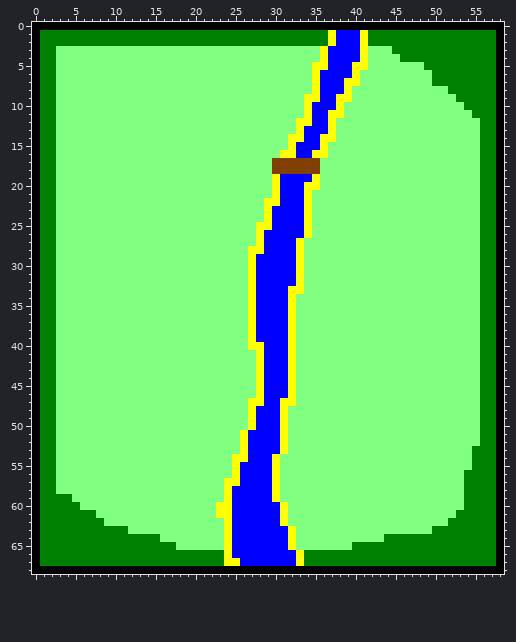
Two versions of one sprite sheet, images/maps/map1.png. The picture above was drawn from the file before the commit.
The file is 59x69 pixels.
After:
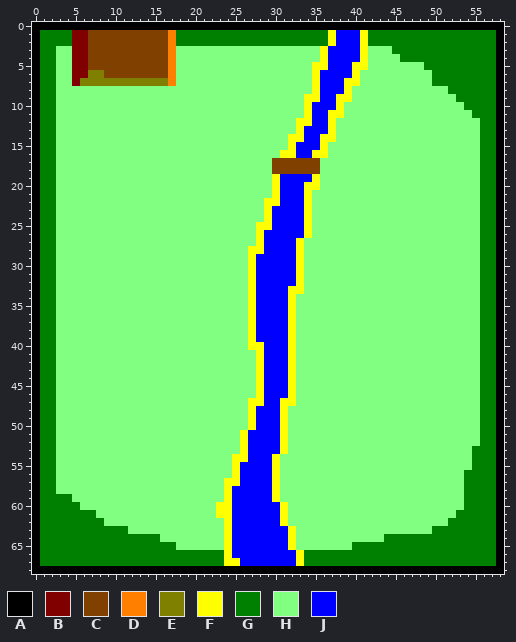
Palette (. is transparent): A #000000  B #800000  C #804000  D #ff8000  E #808000  F #ffff00  G #008000  H #80ff80  J #0000ff
Edits made:
@@ x 3..19 @@
  0 AAAAAAAAAAAAAAAAA
- 1 GGGGGGGGGGGGGGGGG
- 2 GGGGGGGGGGGGGGGGG
- 3 HHHHHHHHHHHHHHHHH
- 4 HHHHHHHHHHHHHHHHH
- 5 HHHHHHHHHHHHHHHHH
- 6 HHHHHHHHHHHHHHHHH
- 7 HHHHHHHHHHHHHHHHH
+ 1 GGBBCCCCCCCCCCDGG
+ 2 GGBBCCCCCCCCCCDGG
+ 3 HHBBCCCCCCCCCCDHH
+ 4 HHBBCCCCCCCCCCDHH
+ 5 HHBBCCCCCCCCCCDHH
+ 6 HHBBEECCCCCCCCDHH
+ 7 HHBEEEEEEEEEEEDHH
  8 HHHHHHHHHHHHHHHHH
Where, in picture pixels (left, top, right, bottom), the same in both pictures:
changed: (72, 30, 176, 86)
